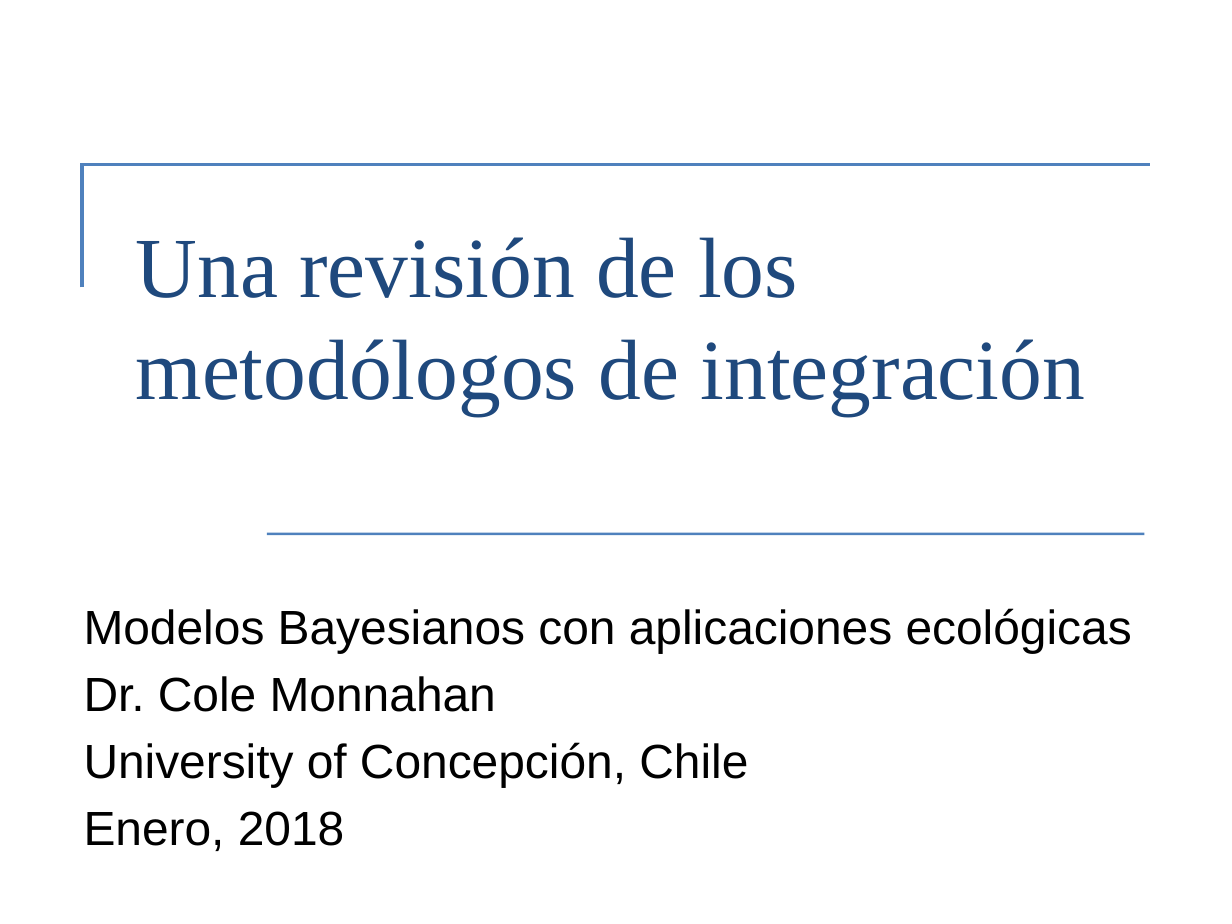
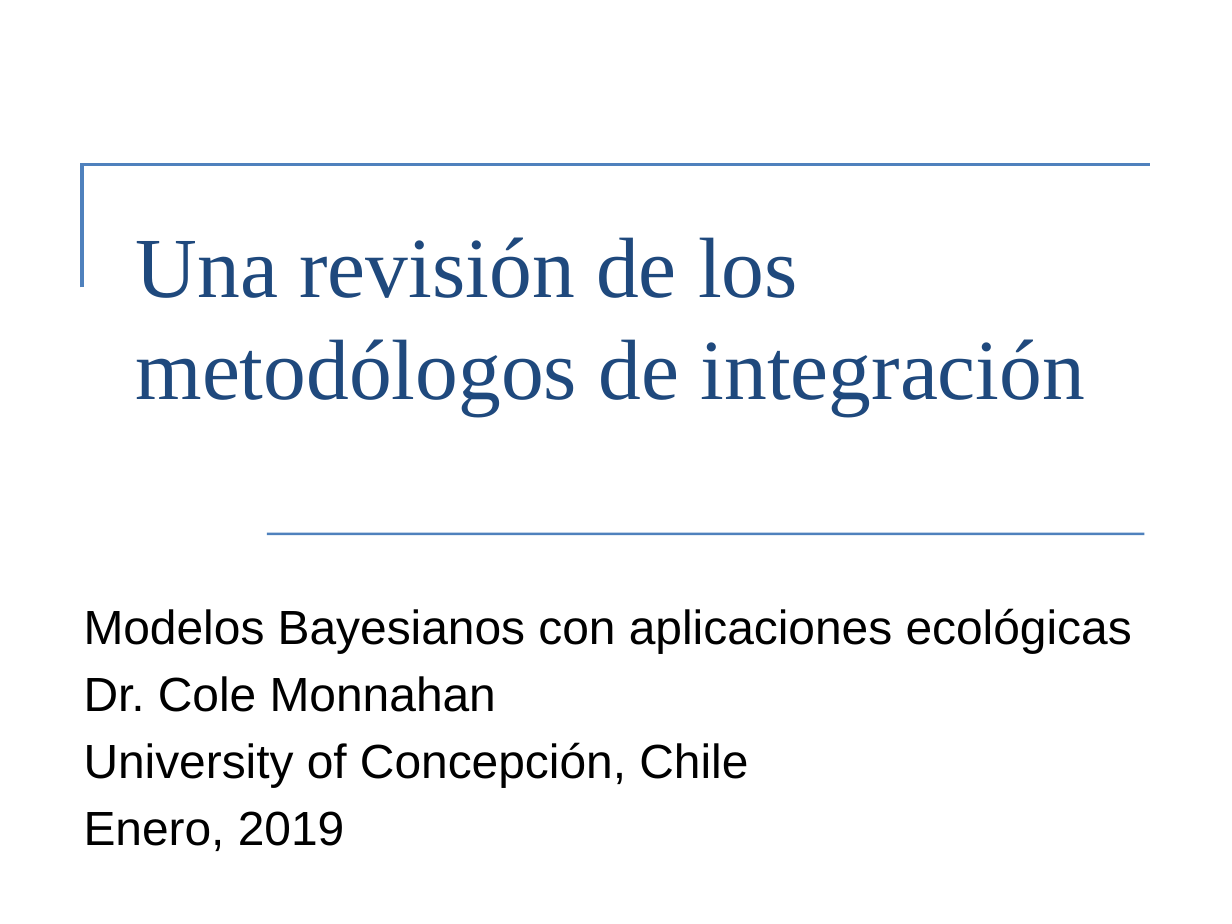
Before and after one commit to colemonnahan/bayes_workshop, a slide deck: slide 1 of dia1/lab1_integration.pptx. Drawn at 1232x924 pixels with LibreOffice and Linux fonts; fonts in the diff are those of the drawing. Boxes give left, top, right and bottom in pixels: in the first picture for what was removed or moved away, otherwise in the second. Text is boxed around its words. In the diff, an @@ line names an element or a change of style, - is before the commit and + after.

Commit message:
Fix typos in slides and make pdfs

```diff
--- a/dia1/lab1_integration.pptx
+++ b/dia1/lab1_integration.pptx
@@ text at bbox=[84, 811, 344, 851]: text changed @@
-Enero, 2018
+Enero, 2019
```
Also in this commit, not shown: 22 other files.
